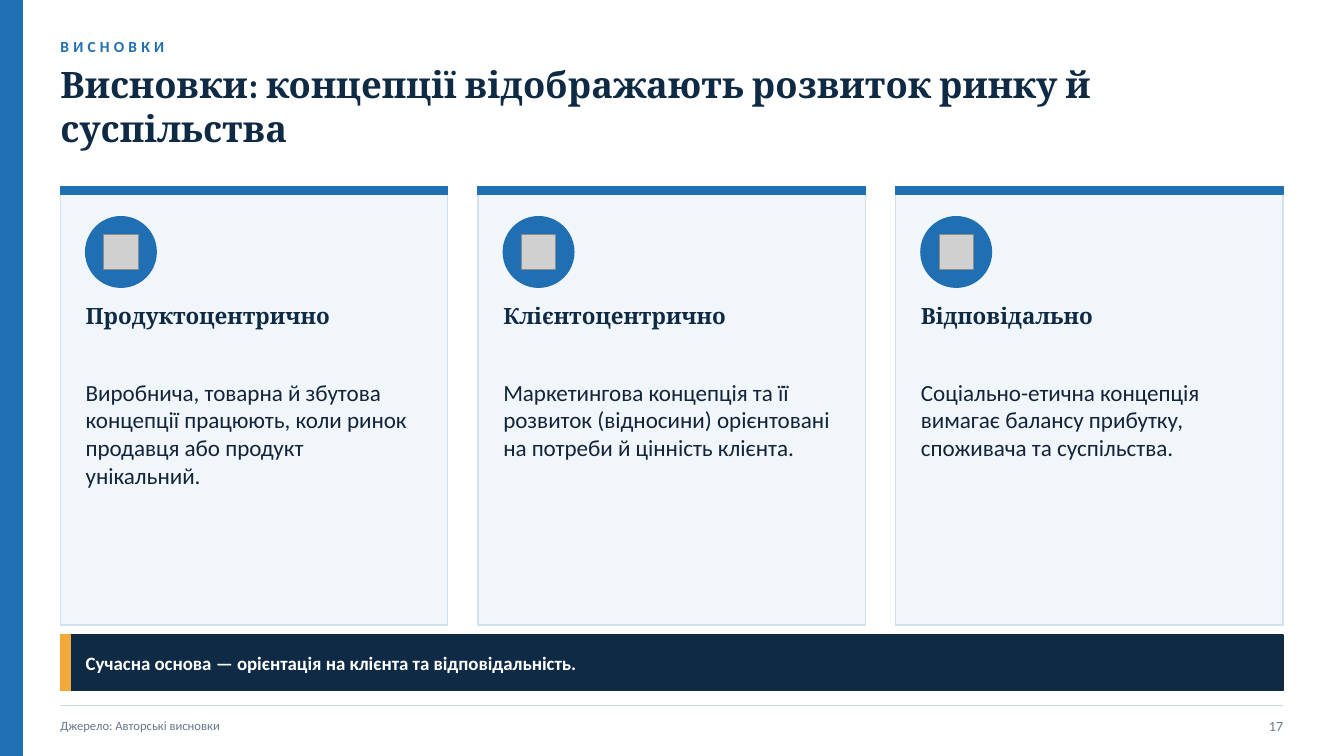
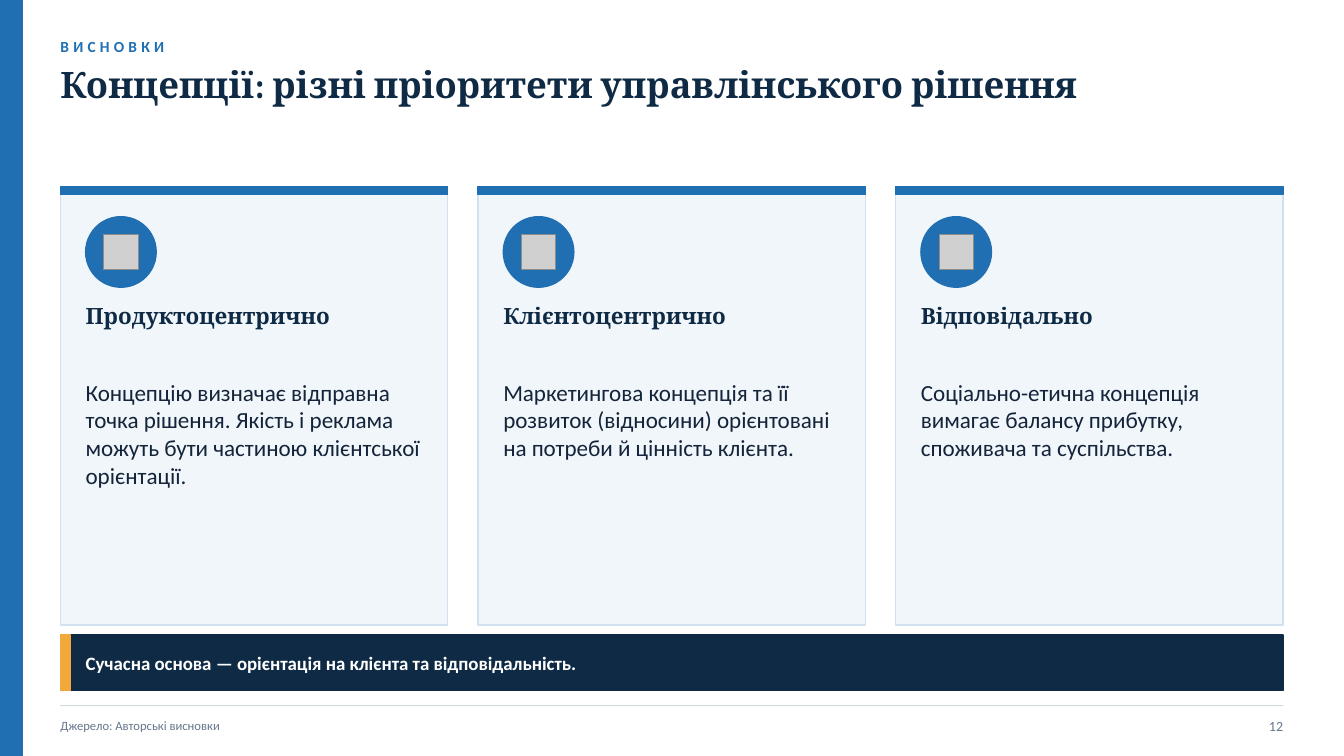
Before and after one commit to Storozh-007/anya-tasks, a slide deck: slide 12 of files/marketing-extra/Брушневська_Анна_Класичні_концепції_маркетингу.pptx (slide 17 before the commit). Drawn at 1344x756 pixels with LibreOffice and Linux fonts; fonts in the diff are those of the drawing; grey boxes stand for pictures. Boxes give left, top, right and bottom in pixels: in the first picture for what was removed or moved away, otherwise in the second. Text is boxed around its words. In the diff, an @@ line names an element or a change of style, - is before the commit and + after.

```diff
--- a/files/marketing-extra/Брушневська_Анна_Класичні_концепції_маркетингу.pptx
+++ b/files/marketing-extra/Брушневська_Анна_Класичні_концепції_маркетингу.pptx
@@ text at [60,70,1077,107]: text changed @@
-Висновки: концепції відображають розвиток ринку й суспільства
+Концепції: різні пріоритети управлінського рішення
@@ text at [86,385,420,488]: text changed @@
-Виробнича, товарна й збутова концепції працюють, коли ринок продавця або продукт унікальний.
+Концепцію визначає відправна точка рішення. Якість і реклама можуть бути частиною клієнтської орієнтації.
@@ text at [1269,722,1283,731]: text changed @@
-17
+12
```
Also in this commit, not shown: 12 other slides changed, 6 slides removed, 47 other files.
